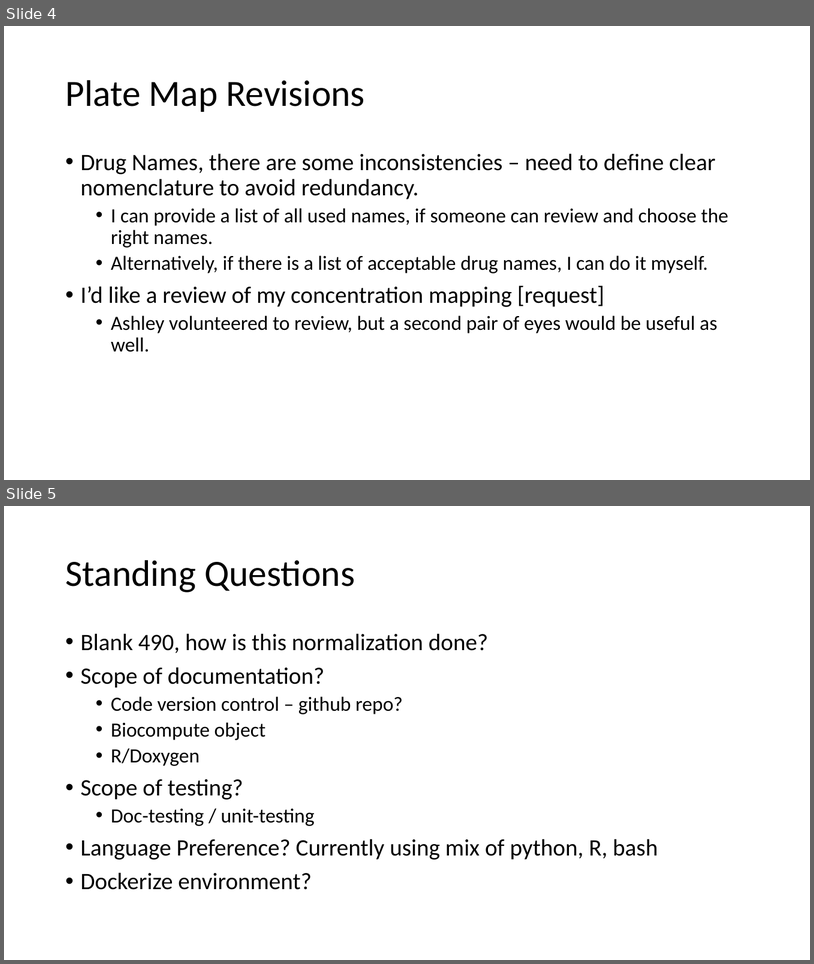
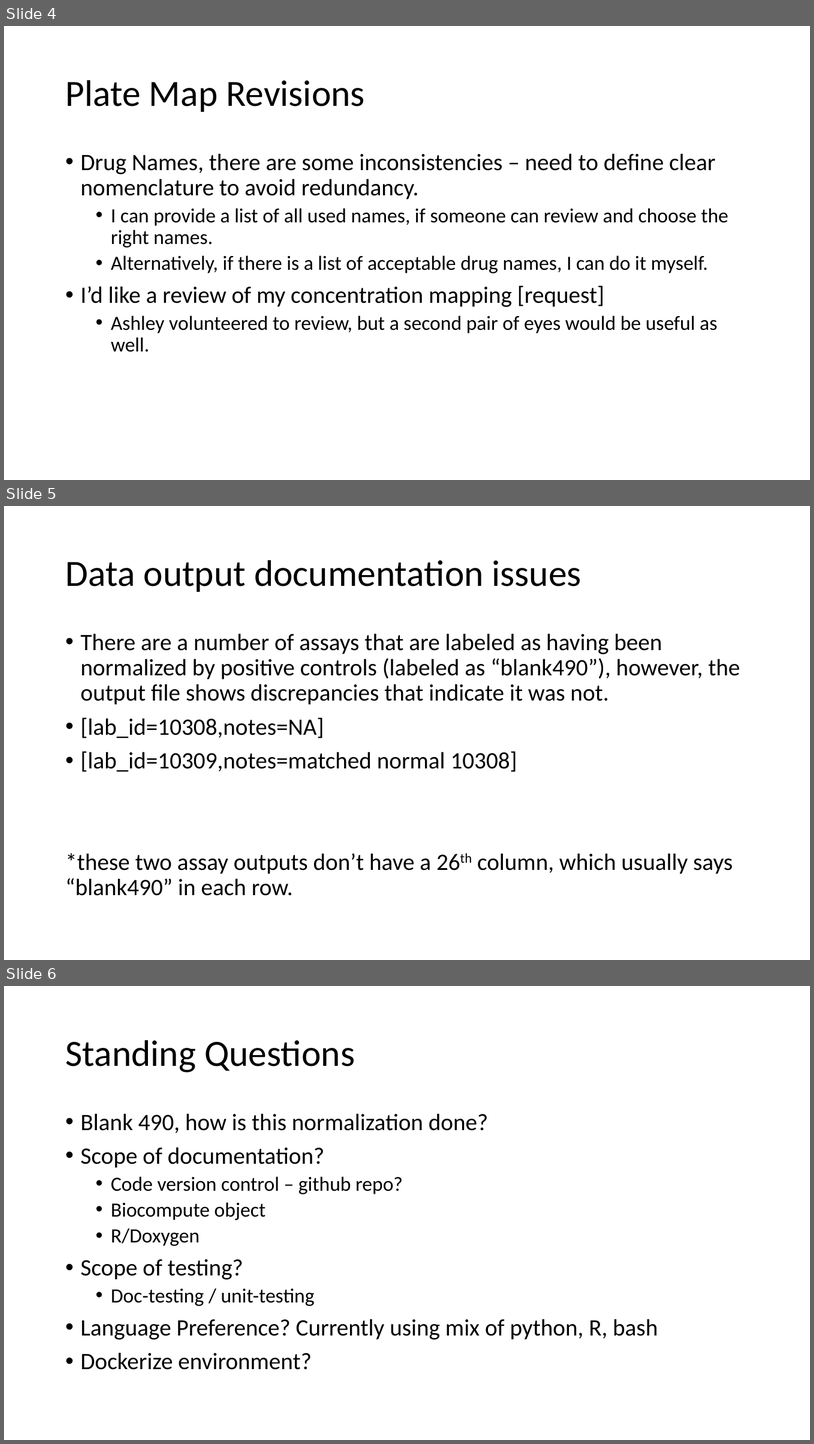
Before and after one commit to nathanieljevans/HNSCC_functional_data_pipeline, a slide deck: docs/HNSCC_functional_assay_pipeline_development.pptx. Shown one above the other, each under a label of ours: slides 4 and 5 before the commit, slides 4, 5 and 6 after it. The pictures are 814x964 and 814x1444 pixels, drawn with LibreOffice and Linux fonts; fonts in the diff are those of the drawing. Boxes give left, top, right and bottom in pixels: in the first picture for what was removed or moved away, otherwise in the second. Text is boxed around its words. In the diff, an @@ line names an element or a change of style, - is before the commit and + after.

```diff
--- a/docs/HNSCC_functional_assay_pipeline_development.pptx
+++ b/docs/HNSCC_functional_assay_pipeline_development.pptx
@@ slide 5 added at (x1=4, y1=506, x2=810, y2=960), background #FFFFFF @@
@@ title added at (x1=65, y1=560, x2=582, y2=592), 44 pt, text #000000 @@
+Data output documentation issues
@@ text added at (x1=65, y1=633, x2=740, y2=895), 28 pt, text #000000 @@
+• There are a number of assays that are labeled as having been normalized by positive controls (labeled as “blank490”), however, the output file shows discrepancies that indicate it was not.
+• [lab_id=10308,notes=NA]
+• [lab_id=10309,notes=matched normal 10308]
+*these two assay outputs don’t have a 26th column, which usually says “blank490” in each row.
@@ what was slide 5 is now slide 6 @@
```
Also in this commit, not shown: 31 other files.
